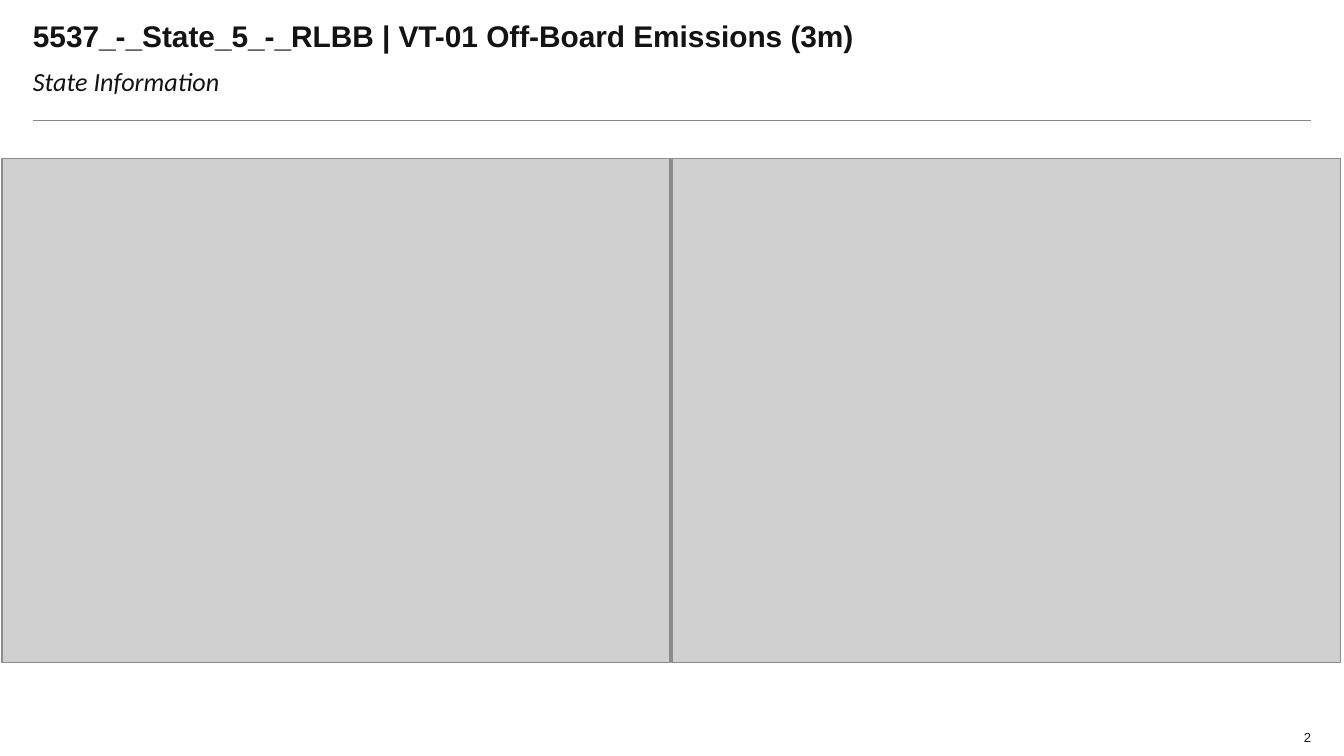
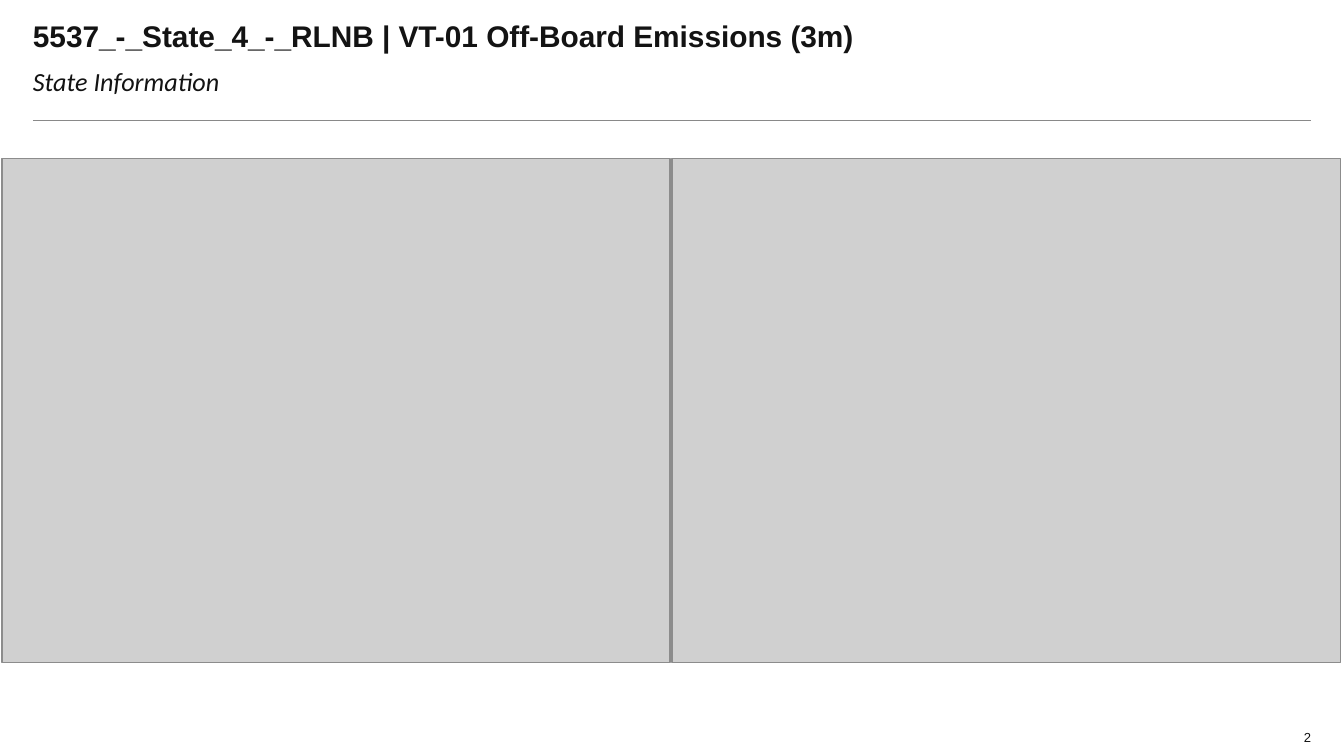
Before and after one commit to Laurapaws/graphGrabber, a slide deck: slide 2 of newDeck.pptx. Drawn at 1344x756 pixels with LibreOffice and Linux fonts; fonts in the diff are those of the drawing; grey boxes stand for pictures; background and template pictures are left out. Boxes give left, top, right and bottom in pixels: in the first picture for what was removed or moved away, otherwise in the second. Text is boxed around its words. In the diff, an @@ line names an element or a change of style, - is before the commit and + after.

```diff
--- a/newDeck.pptx
+++ b/newDeck.pptx
@@ title at (33,25,854,52): text changed @@
-5537_-_State_5_-_RLBB | VT-01 Off-Board Emissions (3m)
+5537_-_State_4_-_RLNB | VT-01 Off-Board Emissions (3m)
```
Also in this commit, not shown: 5 other slides changed, 1 slide added, 1 slide removed, 4 other files.
